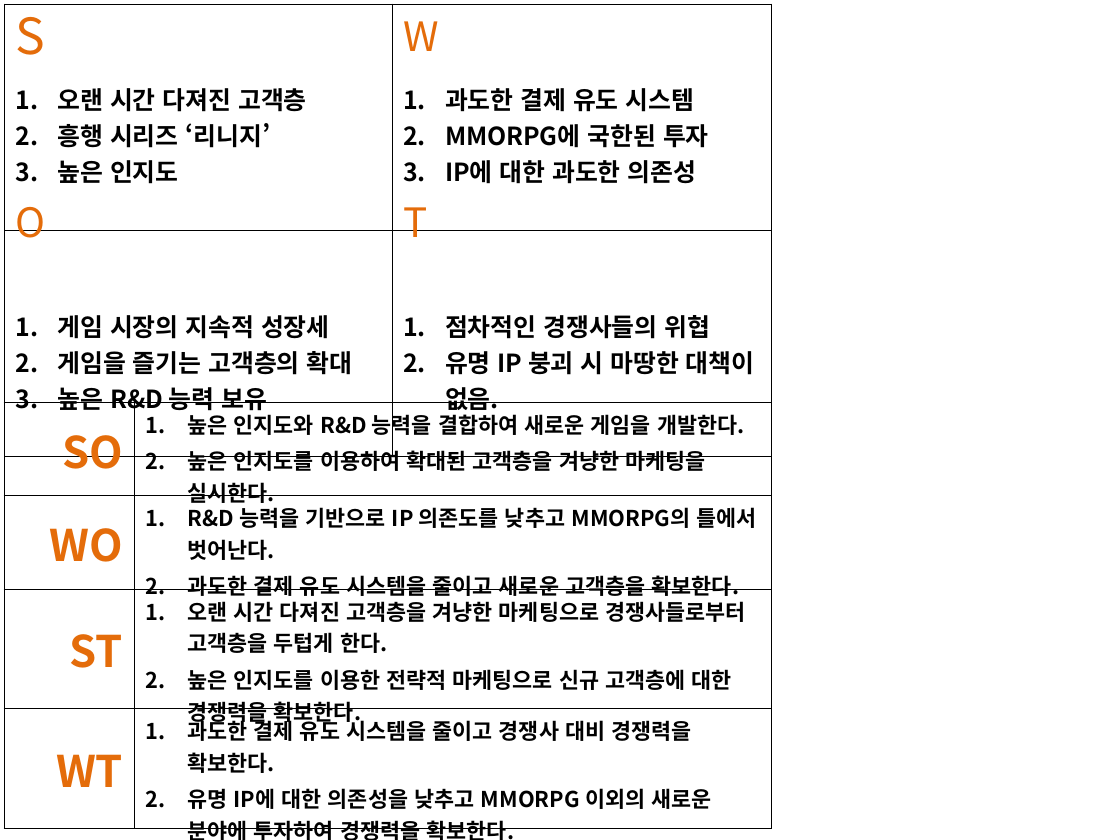
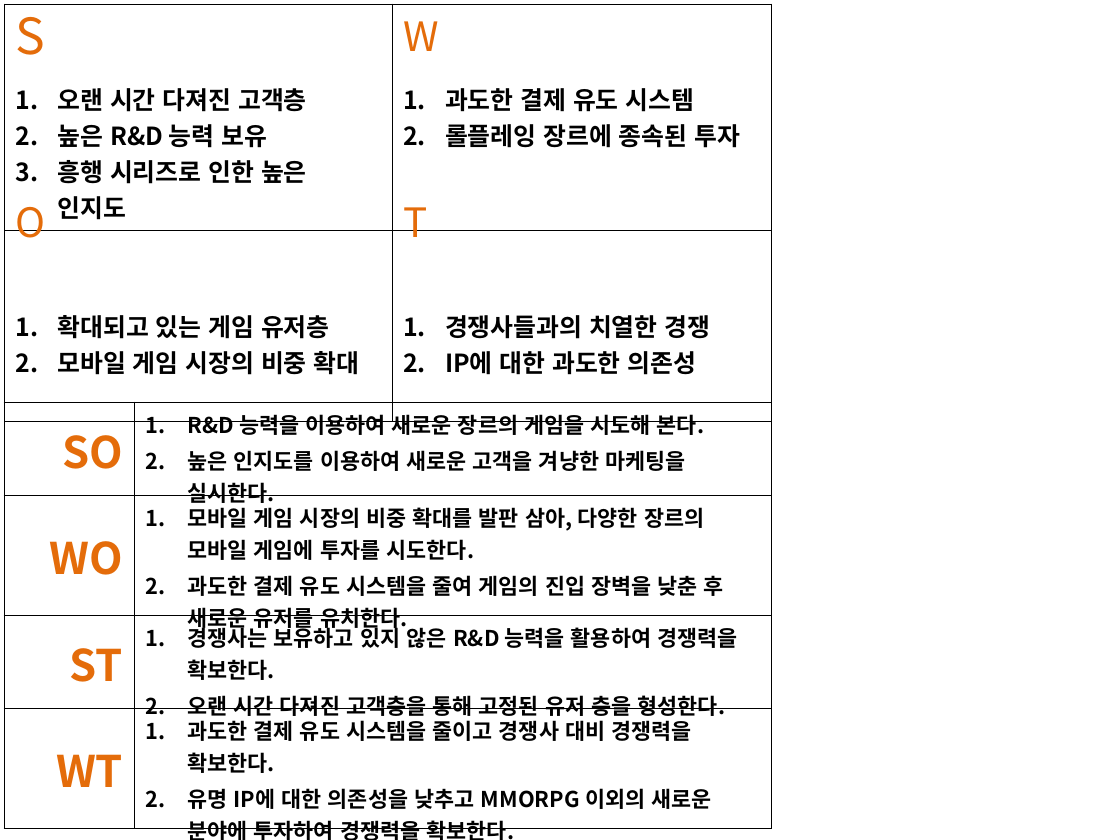
Before and after one commit to producer82/---, a slide deck: slide 1 of 파워포인트/환경 분석.pptx. Drawn at 1120x840 pixels with LibreOffice and Linux fonts; fonts in the diff are those of the drawing. Boxes give left, top, right and bottom in pixels: in the first picture for what was removed or moved away, otherwise in the second. Text is boxed around its words. In the diff, an @@ line names an element or a change of style, - is before the commit and + after.

```diff
--- a/파워포인트/환경 분석.pptx
+++ b/파워포인트/환경 분석.pptx
@@ table at [4,4,772,379] @@
-row 1, column 1: 오랜 시간 다져진 고객층 / 흥행 시리즈 ‘리니지’ / 높은 인지도
+row 1, column 1: 오랜 시간 다져진 고객층 / 높은 R&D 능력 보유 / 흥행 시리즈로 인한 높은 인지도
-row 1, column 2: 과도한 결제 유도 시스템 / MMORPG에 국한된 투자 / IP에 대한 과도한 의존성
+row 1, column 2: 과도한 결제 유도 시스템 / 롤플레잉 장르에 종속된 투자
-row 2, column 1: 게임 시장의 지속적 성장세 / 게임을 즐기는 고객층의 확대 / 높은 R&D 능력 보유
+row 2, column 1: 확대되고 있는 게임 유저층 / 모바일 게임 시장의 비중 확대
-row 2, column 2: 점차적인 경쟁사들의 위협 / 유명 IP 붕괴 시 마땅한 대책이 없음.
+row 2, column 2: 경쟁사들과의 치열한 경쟁 / IP에 대한 과도한 의존성
@@ table at [4,402,772,840] @@
-row 1, column 2: 높은 인지도와 R&D 능력을 결합하여 새로운 게임을 개발한다. / 높은 인지도를 이용하여 확대된 고객층을 겨냥한 마케팅을 실시한다.
+row 1, column 2: R&D 능력을 이용하여 새로운 장르의 게임을 시도해 본다. / 높은 인지도를 이용하여 새로운 고객을 겨냥한 마케팅을 실시한다.
-row 2, column 2: R&D 능력을 기반으로 IP 의존도를 낮추고 MMORPG의 틀에서 벗어난다. / 과도한 결제 유도 시스템을 줄이고 새로운 고객층을 확보한다.
+row 2, column 2: 모바일 게임 시장의 비중 확대를 발판 삼아, 다양한 장르의 모바일 게임에 투자를 시도한다. / 과도한 결제 유도 시스템을 줄여 게임의 진입 장벽을 낮춘 후 새로운 유저를 유치한다.
-row 3, column 2: 오랜 시간 다져진 고객층을 겨냥한 마케팅으로 경쟁사들로부터 고객층을 두텁게 한다. / 높은 인지도를 이용한 전략적 마케팅으로 신규 고객층에 대한 경쟁력을 확보한다.
+row 3, column 2: 경쟁사는 보유하고 있지 않은 R&D 능력을 활용하여 경쟁력을 확보한다. / 오랜 시간 다져진 고객층을 통해 고정된 유저 층을 형성한다.
```
Also in this commit, not shown: 2 other slides changed, 1 slide added, 13 other files.
